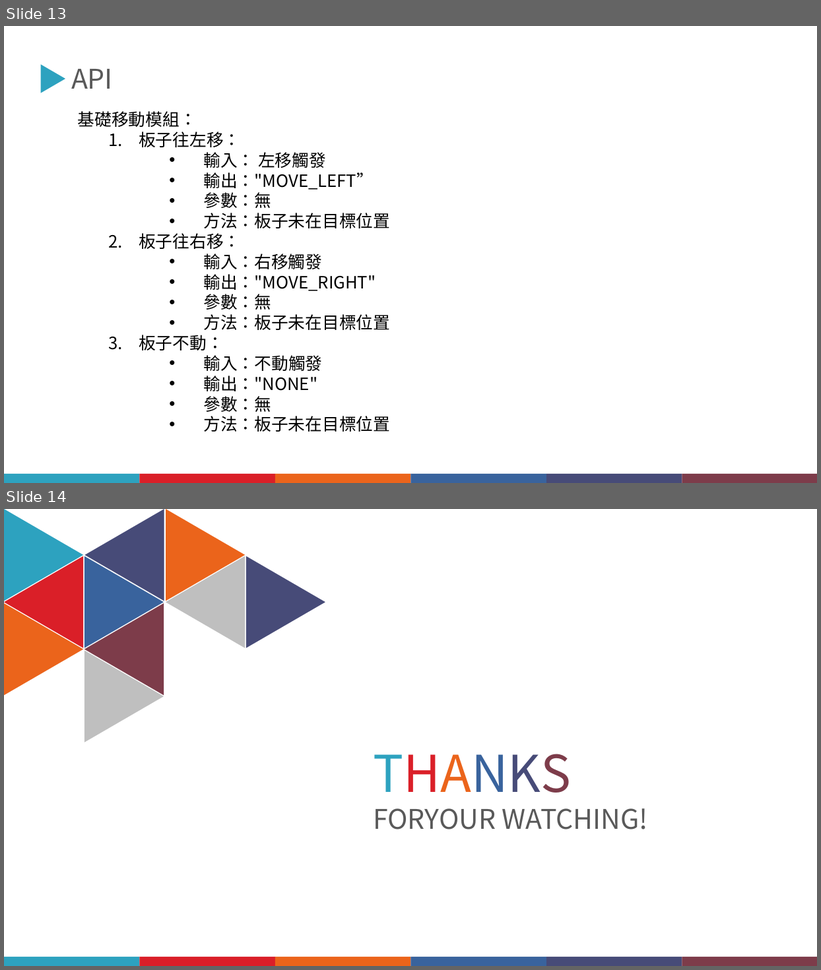
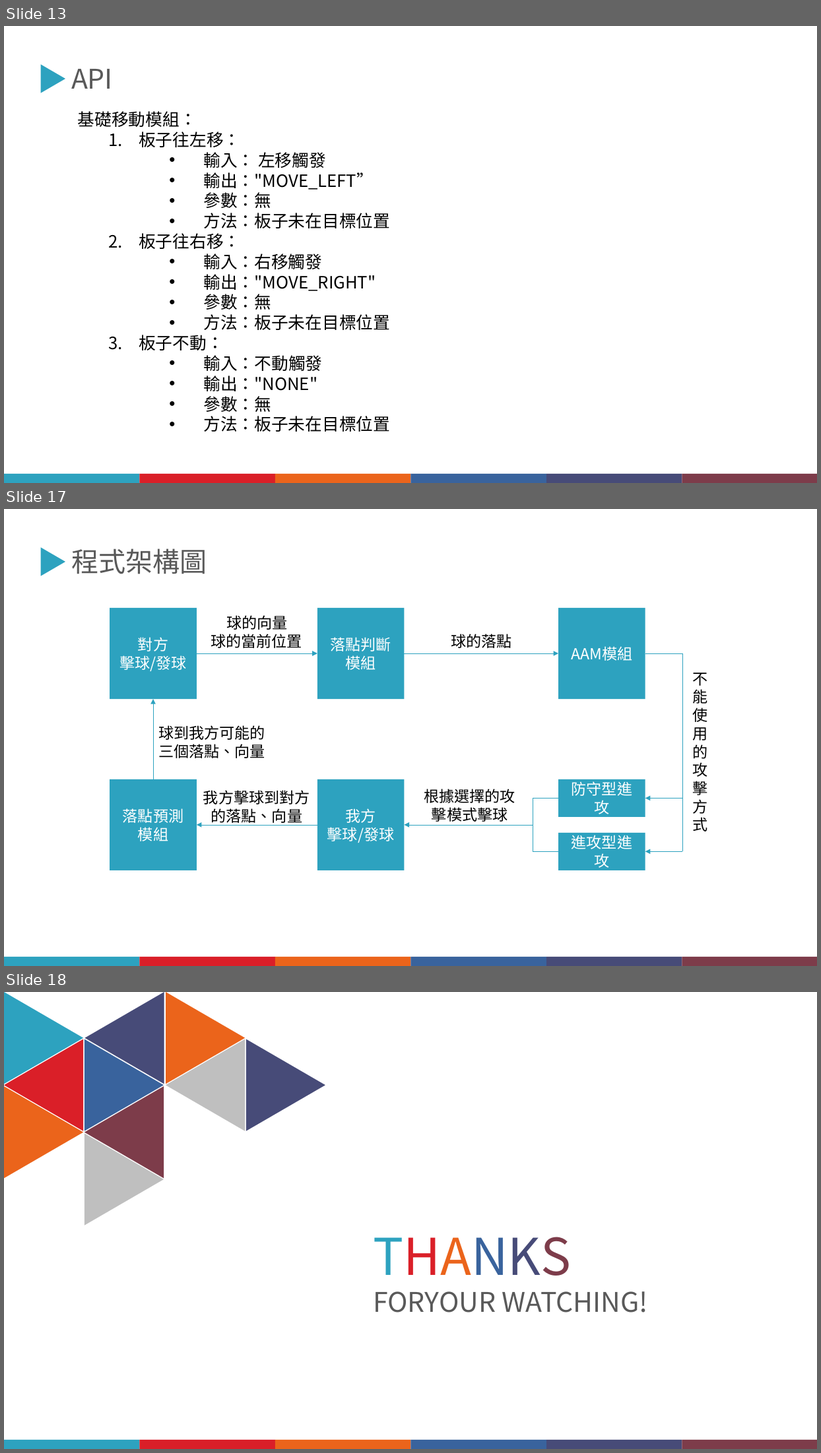
Before and after one commit to JiangXiu01/1091-MachineLearning, a slide deck: Homework4/機器學習HW4-202011242028.pptx. Shown one above the other, each under a label of ours: slides 13 and 14 before the commit, slides 13, 17 and 18 after it; the slides between them are not shown. The pictures are 821x970 and 821x1453 pixels, drawn with LibreOffice and Linux fonts; fonts in the diff are those of the drawing. Boxes give left, top, right and bottom in pixels: in the first picture for what was removed or moved away, otherwise in the second. Text is boxed around its words. In the diff, an @@ line names an element or a change of style, - is before the commit and + after.

```diff
--- a/Homework4/機器學習HW4-202011242028.pptx
+++ b/Homework4/機器學習HW4-202011242028.pptx
@@ slide 17 added at [4,509,817,966], background #FFFFFF @@
@@ triangle added at [41,547,65,576], fill #2DA2BF @@
@@ text added at [71,549,207,574], 32 pt, text #595959 @@
+程式架構圖
@@ arrow added from (153, 780) to (153, 699), #2DA2BF 0.5 pt @@
@@ group added at [110,608,708,871]: 7 texts, 7 rectangles, 6 arrows, 3 elbow lines @@
+根據選擇的攻擊模式擊球
+不
+能
+使
+用
+的
+攻
+擊
+方
+式
+球的向量
+球的當前位置
+球的落點
+落點判斷模組
+AAM模組
+防守型進攻
+進攻型進攻
+落點預測模組
+對方
+擊球/發球
+我方
+擊球/發球
+我方擊球到對方的落點、向量
+球到我方可能的三個落點、向量
@@ group added at [4,957,817,966]: 6 rectangles @@
@@ what was slide 14 is now slide 18 @@
```
Also in this commit, not shown: 2 slides changed, 3 other slides added.
